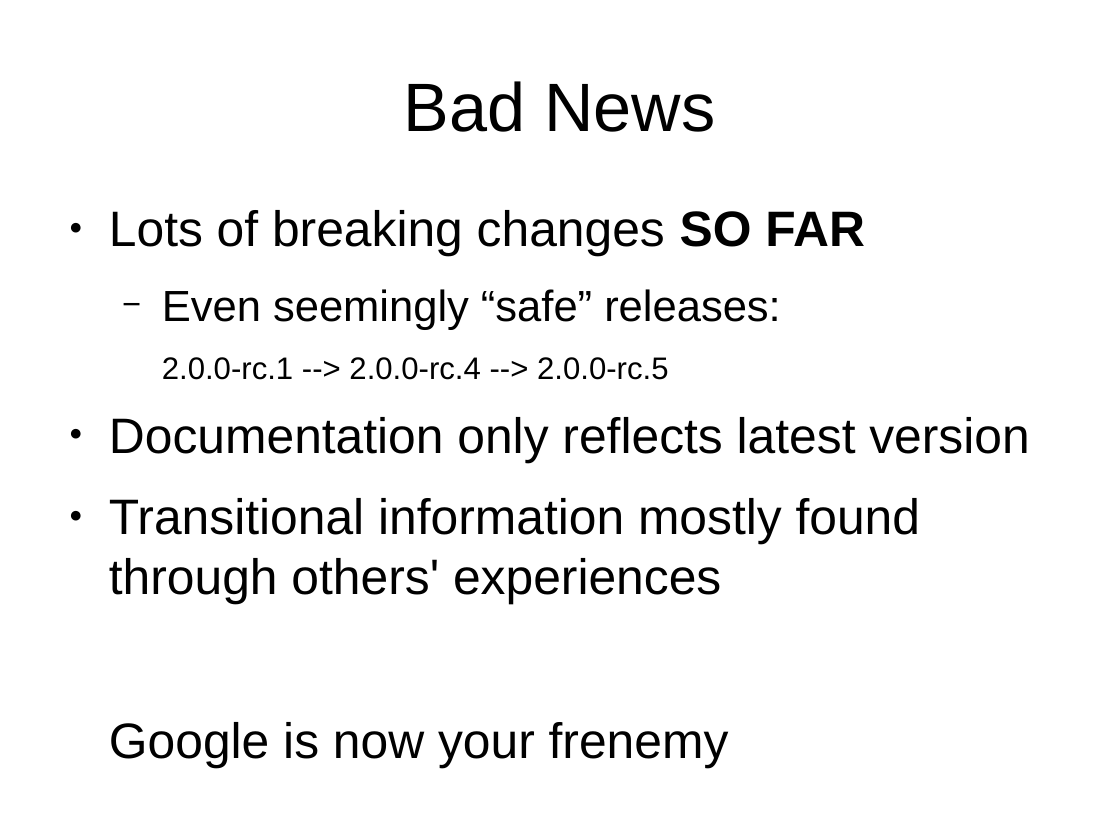
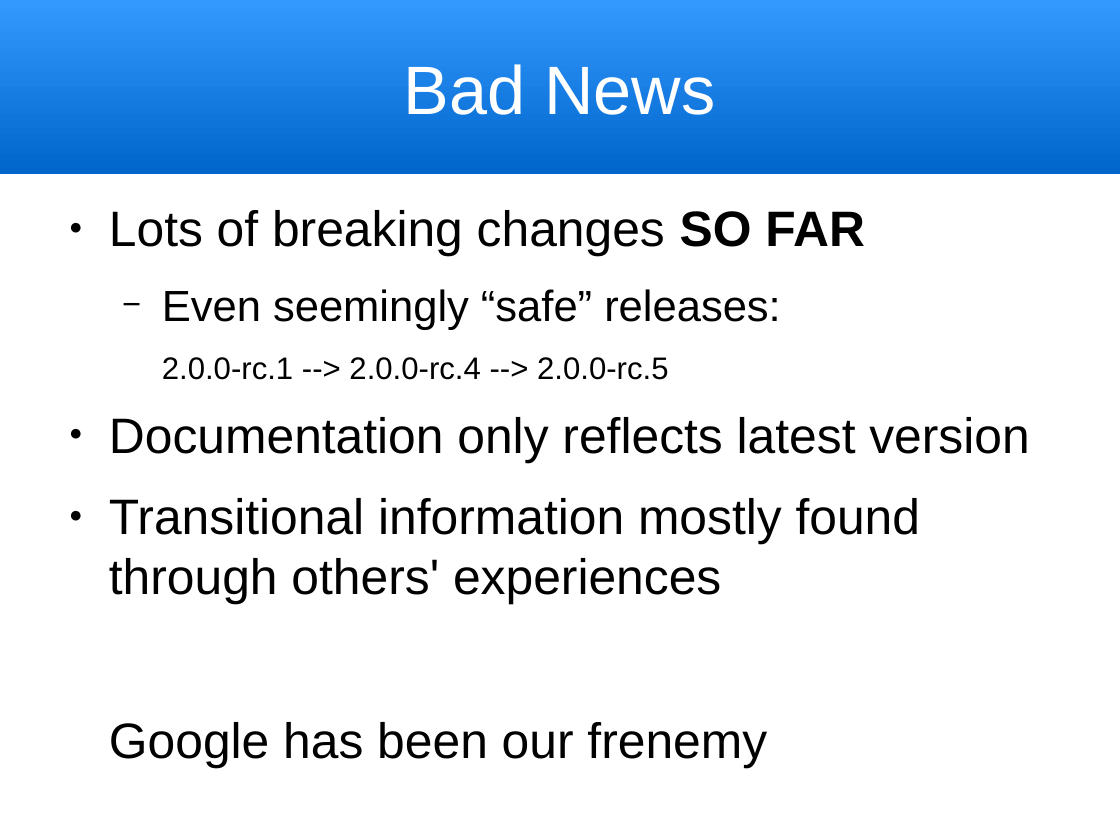
Before and after one commit to trognus/devcon2016, a slide deck: slide 13 of devconNg2.odp (slide 12 before the commit). Drawn at 1120x840 pixels with LibreOffice and Linux fonts; fonts in the diff are those of the drawing. Boxes give left, top, right and bottom in pixels: in the first picture for what was removed or moved away, otherwise in the second. Text is boxed around its words. In the diff, an @@ line names an element or a change of style, - is before the commit and + after.

```diff
--- a/devconNg2.odp
+++ b/devconNg2.odp
@@ title "Bad News": place and size @@
-title "Bad News" at [404, 81, 715, 132]
+title "Bad News" at [0, 0, 1120, 174]
@@ title "Bad News" at [0, 0, 1120, 174]: text colour #000000 to #FFFFFF; fill none to gradient #0066CC to #3399FF @@
@@ text at [109, 722, 767, 768]: text changed @@
-Google is now your frenemy
+Google has been our frenemy
```
Also in this commit, not shown: 17 other slides changed, 2 slides added, 1 slide removed.
